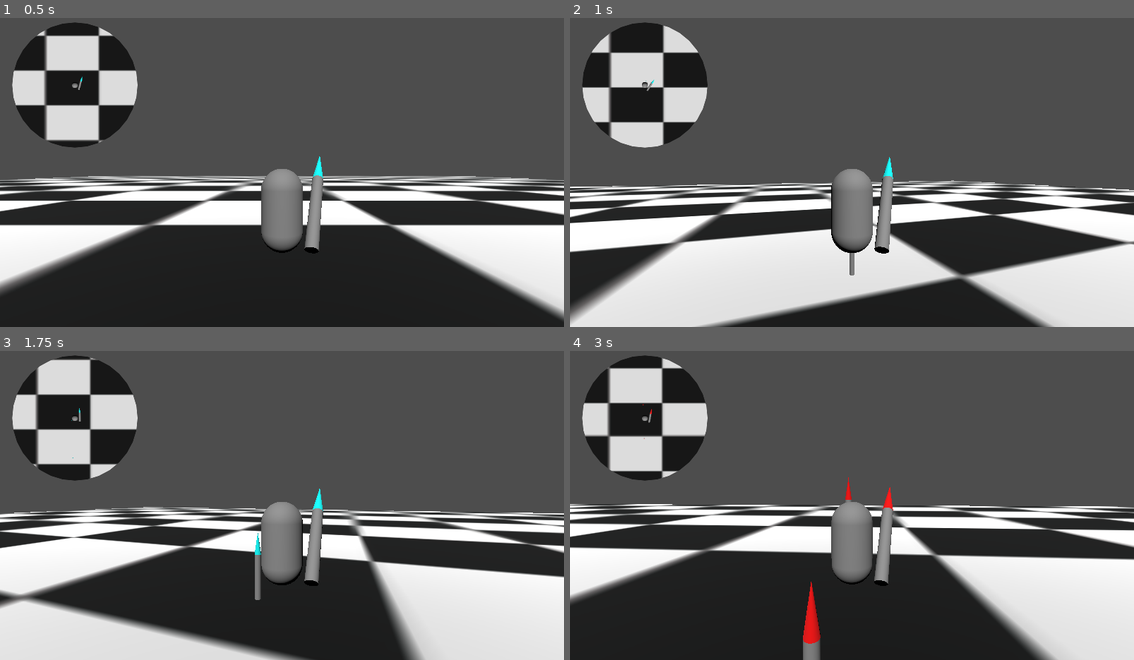
Above: before the commit, frames 1-4 (two rows, left to right).
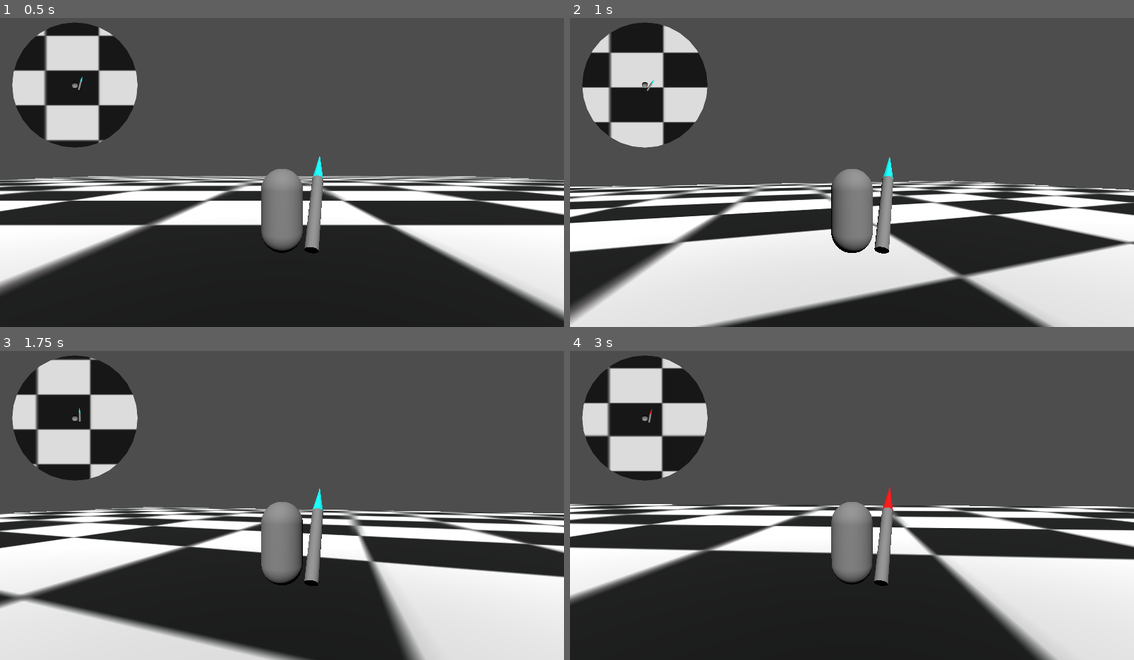
Above: after the commit, the same moments.

Repository: Foxtrot-Game-Studios/blood-is-art
Game: Godot game, scene res://world/scenes/world.tscn
Two runs of this game, one before a commit and one after it. Both use one fixed random seed, a clock stepped at 60 frames per second and the inputs below.
Inputs (mouse positions are in pixels of both pictures, inside the frame that each line leads up to):
- Up to frame 1 (0.5 s): no input
- Up to frame 2 (1 s): move the mouse to (880, 166) at 0.52 s; hold W (forward) from 0.53 s (still down); hold J (drop) from 0.53 s (still down); tap Space (jump) at 0.77 s
- Up to frame 3 (1.75 s): keep holding W (forward); move the mouse to (253, 502) at 1.27 s; release J (drop) at 1.28 s; tap J (drop) at 1.35 s; tap Space (jump) at 1.52 s
- Up to frame 4 (3 s): keep holding W (forward); move the mouse to (863, 496) at 2.02 s; press the mouse at (863, 496) at 2.03 s; tap J (drop) at 2.3, 2.85 s; move the mouse to (846, 505) at 2.77 s; release the mouse at (846, 505) at 2.78 s

Frame 1 is identical in both runs. In frame 2, less than 0.1% of the frame differs, in the area x 13-51%, y 20-84%; in frame 3, 0.2%; in frame 4, 0.6%, in the area x 12-50%, y 17-100%.
Error after the commit: Attempt to call function 'get_rid' in base 'null instance' on a null instance. (res://player/scripts/player.gd:128)

Commit message:
adds finished item dropping feature

Diff:
--- a/blood-is-art/itemDrop.gd
+++ /dev/null
@@ -1,13 +0,0 @@
-extends Node
-
-
-# Called when the node enters the scene tree for the first time.
-func _ready() -> void:
-	pass # Replace with function body.
-
-# Called every frame. 'delta' is the elapsed time since the previous frame.
-func _process(delta: float) -> void:
-	if Input.is_action_just_pressed("drop"):
-		print("drop item")
-
-	pass
--- a/blood-is-art/player/scripts/player.gd
+++ b/blood-is-art/player/scripts/player.gd
@@ -3,8 +3,10 @@
 @onready var player_camera: Camera3D = $SpringArm3D/Camera3D
 @onready var spring_arm: SpringArm3D = $SpringArm3D
 @onready var weapon: StaticBody3D = $Weapon
-
+@onready var weaponBladeCollision: CollisionShape3D = $Weapon/BladeCollision
+@onready var weaponTipCollision: CollisionShape3D = $Weapon/TipCollision
 @onready var marker: Marker3D = $Marker3D
+@onready var weaponHitBox: Area3D = $Weapon/AttackHitbox
 
 var player_pos: Vector3 = global_position
 var weapon_scene = preload("../scenes/weapon.tscn")
@@ -123,7 +125,7 @@
 	obstacle_params.collision_mask = 1
 	obstacle_params.from = player_camera.global_transform.origin + forward_dir
 	obstacle_params.to = target_pos
-	obstacle_params.exclude = [self, weapon]
+	obstacle_params.exclude = [self.get_rid(), weapon.get_rid(), weaponHitBox.get_rid(), get_node("/root/World/StaticBody3DW").get_rid()]
 	var obstacle_hit: Dictionary = space_state.intersect_ray(obstacle_params)
 	if not obstacle_hit.is_empty():
 		print("Cannot drop: path blocked", obstacle_hit.collider.name)
@@ -133,7 +135,7 @@
 	var ground_params = PhysicsRayQueryParameters3D.new()
 	ground_params.from = target_pos + Vector3.UP * 1.0 # a ray from here
 	ground_params.to = target_pos + Vector3.DOWN * 5.0 #to here
-	ground_params.exclude = [self, weapon]
+	ground_params.exclude = [self.get_rid(), weapon.get_rid(), weaponHitBox.get_rid(), get_tree().get_first_node_in_group("World")]
 	ground_params.collision_mask = 1
 	var ground_hit: Dictionary = space_state.intersect_ray(ground_params) # vector where ground is
 	if ground_hit.is_empty(): # if there is no ground don't drop
--- a/blood-is-art/player/scripts/weapon.gd
+++ b/blood-is-art/player/scripts/weapon.gd
@@ -15,7 +15,8 @@
 	pass
 
 func _process(delta: float) -> void:
-	print(weaponTimer.is_stopped())
+	#print(weaponTimer.is_stopped())
+	pass
 
 func attack() -> void:
 	if !attacking and !cooldown:
--- /dev/null
+++ b/blood-is-art/world/world.tscn
@@ -0,0 +1,31 @@
+[gd_scene format=3 uid="uid://bh1xdjjgb6wud"]
+
+[ext_resource type="PackedScene" uid="uid://ccxam0svr5614" path="res://player/scenes/player.tscn" id="1_6xmxd"]
+[ext_resource type="Texture2D" uid="uid://btibfiwo82eo1" path="res://test.png" id="1_tcf2h"]
+
+[sub_resource type="StandardMaterial3D" id="StandardMaterial3D_ss2ar"]
+albedo_texture = ExtResource("1_tcf2h")
+
+[sub_resource type="BoxMesh" id="BoxMesh_p1u0j"]
+material = SubResource("StandardMaterial3D_ss2ar")
+size = Vector3(100, 1, 100)
+
+[sub_resource type="BoxShape3D" id="BoxShape3D_g312j"]
+size = Vector3(100, 1, 100)
+
+[node name="World" type="Node3D" unique_id=1271889774]
+
+[node name="StaticBody3DW" type="StaticBody3D" parent="." unique_id=2126281850]
+collision_layer = 3
+
+[node name="MeshInstance3D" type="MeshInstance3D" parent="StaticBody3DW" unique_id=1916828986]
+mesh = SubResource("BoxMesh_p1u0j")
+
+[node name="CollisionShape3D" type="CollisionShape3D" parent="StaticBody3DW" unique_id=894425409]
+shape = SubResource("BoxShape3D_g312j")
+
+[node name="Player" parent="." unique_id=675215267 instance=ExtResource("1_6xmxd")]
+transform = Transform3D(1, 0, 0, 0, 1, 0, 0, 0, 1, 0, 2, 0)
+
+[node name="DirectionalLight3D" type="DirectionalLight3D" parent="." unique_id=1601861235]
+transform = Transform3D(1, 0, 0, 0, 0.70710677, 0.70710677, 0, -0.70710677, 0.70710677, 0, 12, 0)
Not shown, removed: blood-is-art/itemDrop.gd.uid
